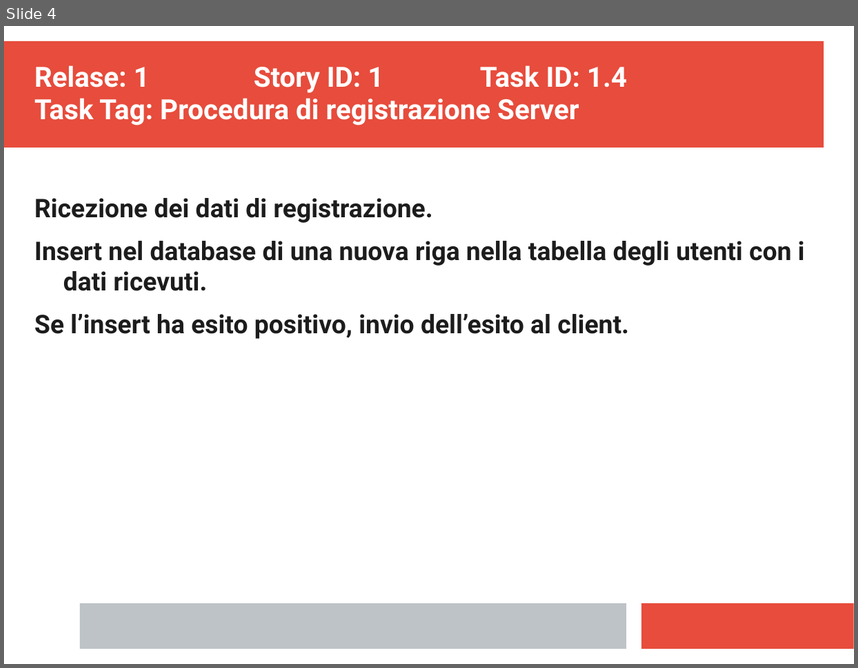
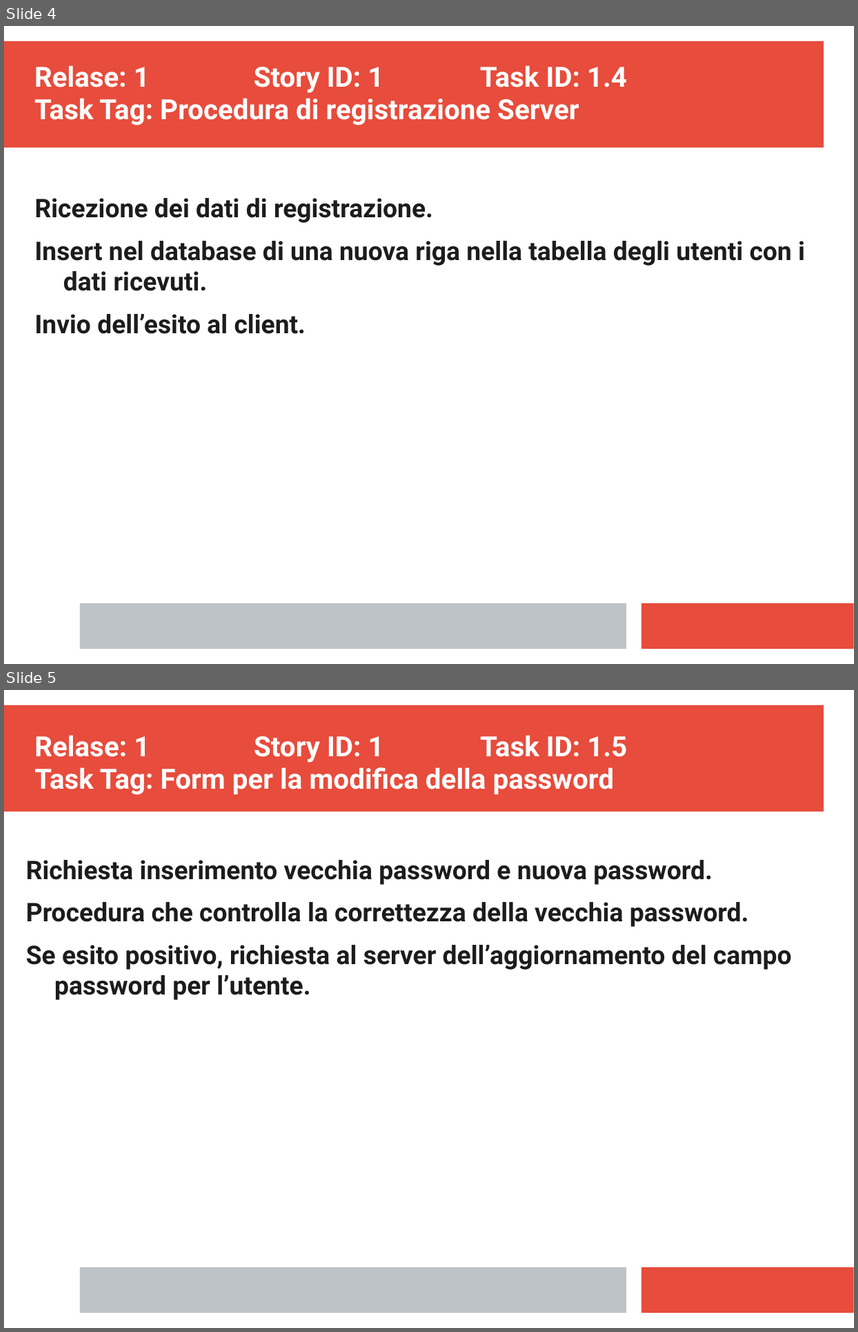
Before and after one commit to ecorradini/ProgettoIDS, a slide deck: AnalisiRequisiti/TaskGestioneUtente.ppt. Shown one above the other, each under a label of ours: slide 4 before the commit, slides 4 and 5 after it. The pictures are 858x668 and 858x1332 pixels, drawn with LibreOffice and Linux fonts; fonts in the diff are those of the drawing. Boxes give left, top, right and bottom in pixels: in the first picture for what was removed or moved away, otherwise in the second. Text is boxed around its words. In the diff, an @@ line names an element or a change of style, - is before the commit and + after.

```diff
--- a/AnalisiRequisiti/TaskGestioneUtente.ppt
+++ b/AnalisiRequisiti/TaskGestioneUtente.ppt
@@ slide 5 added at (x1=4, y1=690, x2=854, y2=1328), background #FFFFFF; not listed: 3 template elements that a slide beside it also shows @@
@@ text added at (x1=34, y1=735, x2=627, y2=795), 26 pt, text #FFFFFF, bold @@
+Relase: 1 Story ID: 1 Task ID: 1.5
+Task Tag: Form per la modifica della password
@@ text added at (x1=26, y1=860, x2=792, y2=1000), 24 pt, text #1C1C1C, bold @@
+Richiesta inserimento vecchia password e nuova password.
+Procedura che controlla la correttezza della vecchia password.
+Se esito positivo, richiesta al server dell’aggiornamento del campo password per l’utente.
@@ slide 4 changed as well @@
@@ text at (x1=35, y1=314, x2=306, y2=334): text changed @@
-Se l’insert ha esito positivo, invio dell’esito al client.
+Invio dell’esito al client.
```
Also in this commit, not shown: 1 other slide changed, 1 other slide added, 2 slides removed, 8 other files.
